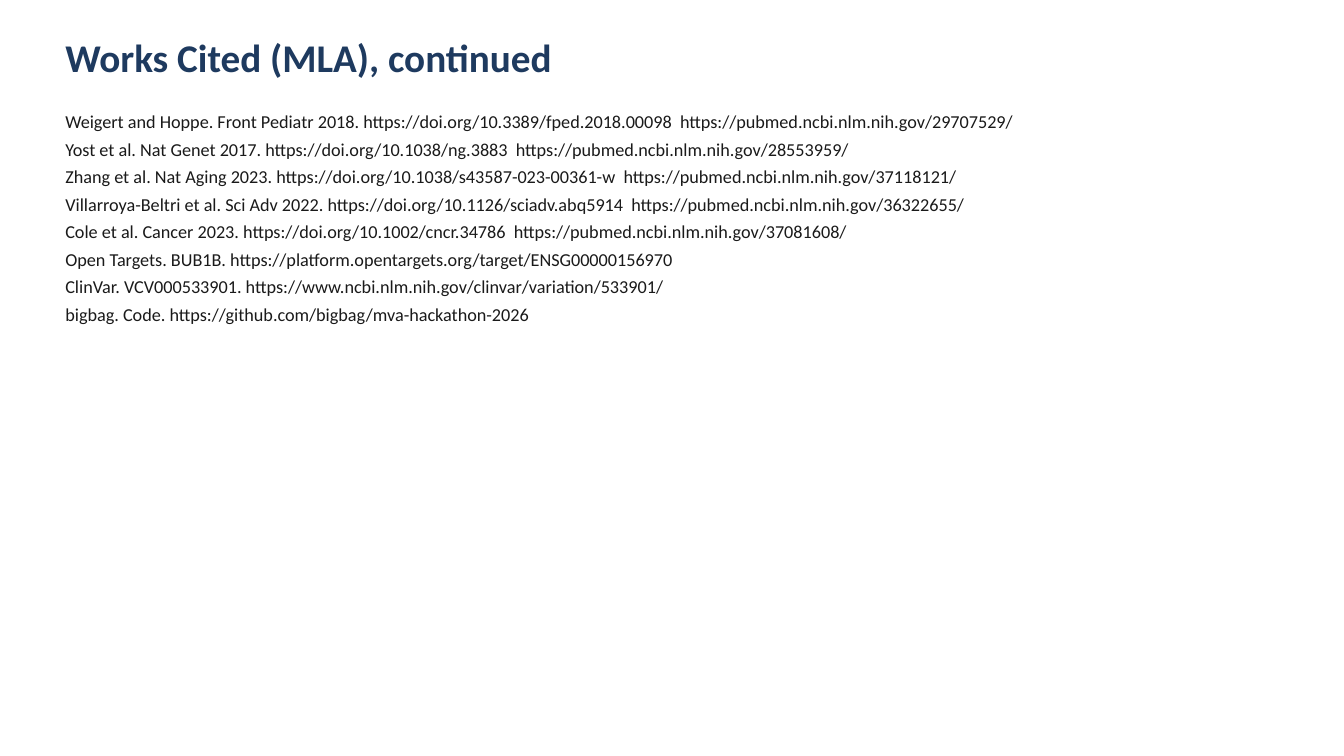
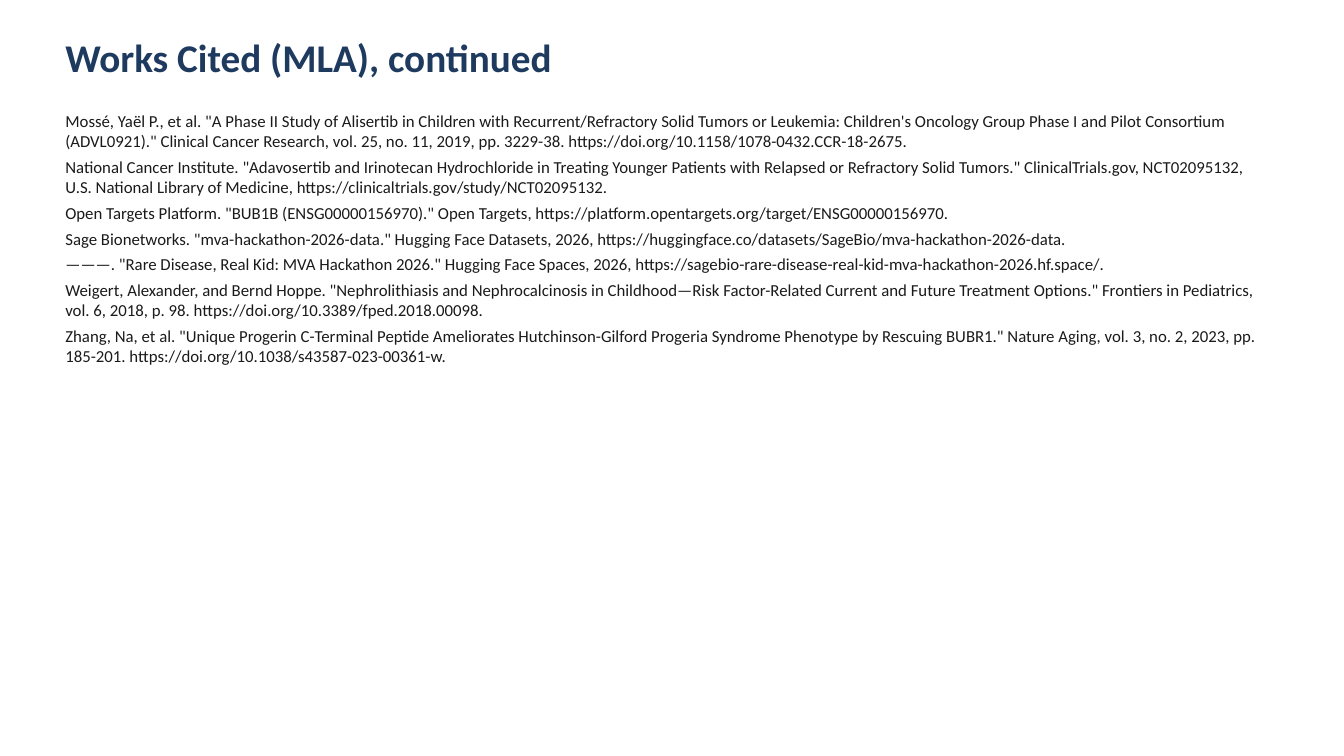
Before and after one commit to bigbag/mva-hackathon-2026, a slide deck: slide 13 of track2/slides/pitch_deck.pptx. Drawn at 1344x756 pixels with LibreOffice and Linux fonts; fonts in the diff are those of the drawing. Boxes give left, top, right and bottom in pixels: in the first picture for what was removed or moved away, otherwise in the second. Text is boxed around its words. In the diff, an @@ line names an element or a change of style, - is before the commit and + after.

Commit message:
Normalize citations to MLA 9
In-text uses author, not author-year. Works Cited lists only works
named in that document, with NCBI-checked vol/no/pages and a single DOI.

```diff
--- a/track2/slides/pitch_deck.pptx
+++ b/track2/slides/pitch_deck.pptx
@@ text at <box>65,115,1255,365</box>: text changed; size 13 to 12 pt @@
-Weigert and Hoppe. Front Pediatr 2018. https://doi.org/10.3389/fped.2018.00098 https://pubmed.ncbi.nlm.nih.gov/29707529/
-Yost et al. Nat Genet 2017. https://doi.org/10.1038/ng.3883 https://pubmed.ncbi.nlm.nih.gov/28553959/
-Zhang et al. Nat Aging 2023. https://doi.org/10.1038/s43587-023-00361-w https://pubmed.ncbi.nlm.nih.gov/37118121/
-Villarroya-Beltri et al. Sci Adv 2022. https://doi.org/10.1126/sciadv.abq5914 https://pubmed.ncbi.nlm.nih.gov/36322655/
-Cole et al. Cancer 2023. https://doi.org/10.1002/cncr.34786 https://pubmed.ncbi.nlm.nih.gov/37081608/
-Open Targets. BUB1B. https://platform.opentargets.org/target/ENSG00000156970
-ClinVar. VCV000533901. https://www.ncbi.nlm.nih.gov/clinvar/variation/533901/
-bigbag. Code. https://github.com/bigbag/mva-hackathon-2026
+Mossé, Yaël P., et al. "A Phase II Study of Alisertib in Children with Recurrent/Refractory Solid Tumors or Leukemia: Children's Oncology Group Phase I and Pilot Consortium (ADVL0921)." Clinical Cancer Research, vol. 25, no. 11, 2019, pp. 3229-38. https://doi.org/10.1158/1078-0432.CCR-18-2675.
+National Cancer Institute. "Adavosertib and Irinotecan Hydrochloride in Treating Younger Patients with Relapsed or Refractory Solid Tumors." ClinicalTrials.gov, NCT02095132, U.S. National Library of Medicine, https://clinicaltrials.gov/study/NCT02095132.
+Open Targets Platform. "BUB1B (ENSG00000156970)." Open Targets, https://platform.opentargets.org/target/ENSG00000156970.
+Sage Bionetworks. "mva-hackathon-2026-data." Hugging Face Datasets, 2026, https://huggingface.co/datasets/SageBio/mva-hackathon-2026-data.
+———. "Rare Disease, Real Kid: MVA Hackathon 2026." Hugging Face Spaces, 2026, https://sagebio-rare-disease-real-kid-mva-hackathon-2026.hf.space/.
+Weigert, Alexander, and Bernd Hoppe. "Nephrolithiasis and Nephrocalcinosis in Childhood—Risk Factor-Related Current and Future Treatment Options." Frontiers in Pediatrics, vol. 6, 2018, p. 98. https://doi.org/10.3389/fped.2018.00098.
+Zhang, Na, et al. "Unique Progerin C-Terminal Peptide Ameliorates Hutchinson-Gilford Progeria Syndrome Phenotype by Rescuing BUBR1." Nature Aging, vol. 3, no. 2, 2023, pp. 185-201. https://doi.org/10.1038/s43587-023-00361-w.
```
Also in this commit, not shown: 4 other slides changed, 8 other files.
